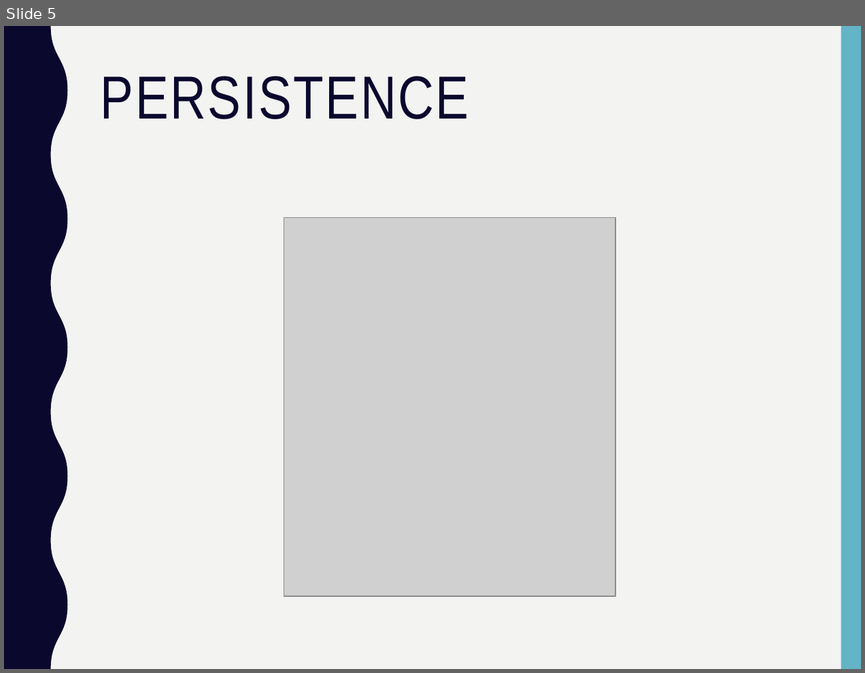
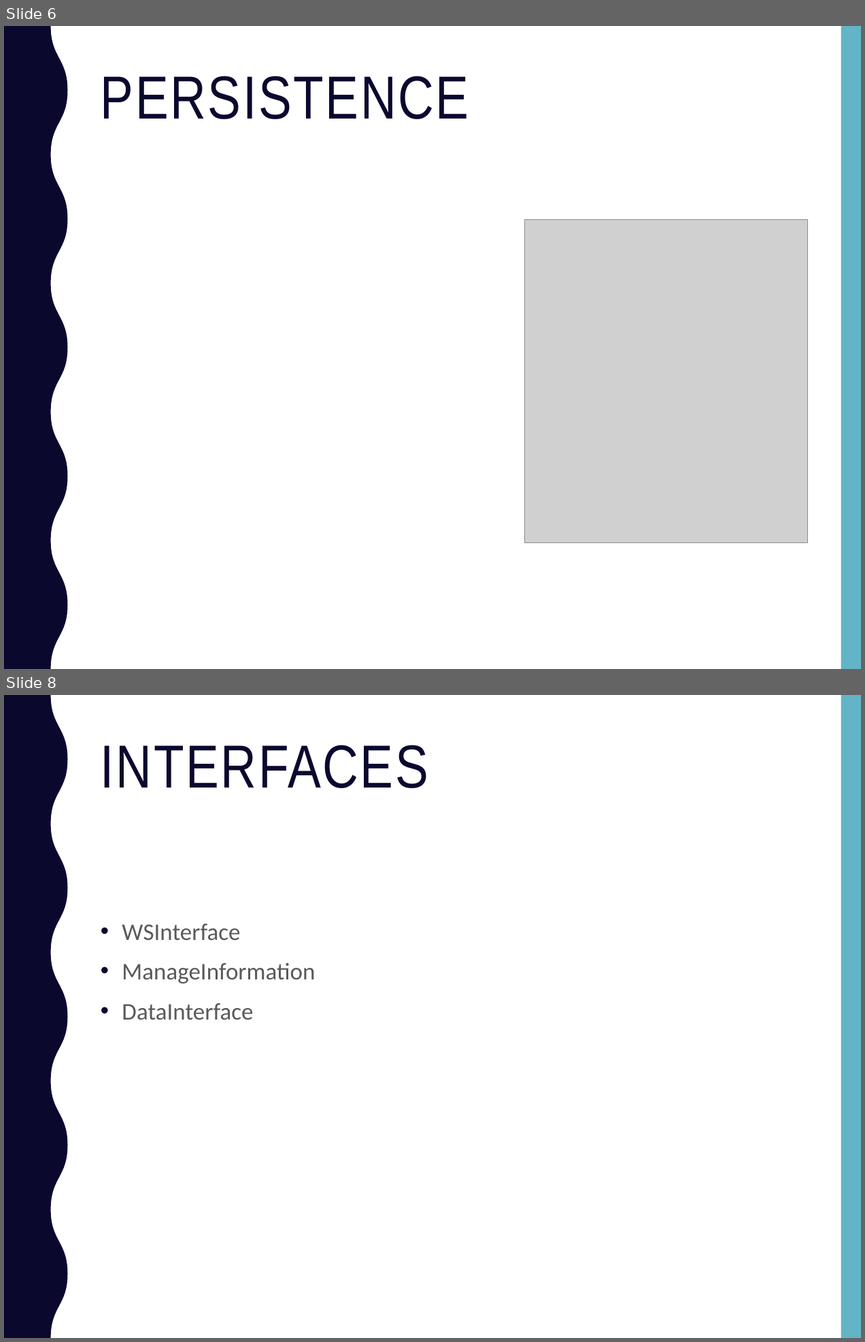
Before and after one commit to sergioCap/SE2project, a slide deck: 2_DesignDocument/presentation/SE2_DD_slides.pptx. Shown one above the other, each under a label of ours: slide 5 before the commit, slides 6 and 8 after it; the slides between them are not shown. The pictures are 865x673 and 865x1342 pixels, drawn with LibreOffice and Linux fonts; fonts in the diff are those of the drawing; grey boxes stand for pictures. Boxes give left, top, right and bottom in pixels: in the first picture for what was removed or moved away, otherwise in the second. Text is boxed around its words. In the diff, an @@ line names an element or a change of style, - is before the commit and + after.

```diff
--- a/2_DesignDocument/presentation/SE2_DD_slides.pptx
+++ b/2_DesignDocument/presentation/SE2_DD_slides.pptx
@@ slide 8 added at (x1=4, y1=695, x2=861, y2=1338), background #FFFFFF; not listed: 2 template elements that a slide beside it also shows @@
@@ title added at (x1=101, y1=745, x2=428, y2=788), 51 pt, text #0B082E @@
+INTERFACES
@@ text added at (x1=122, y1=923, x2=315, y2=1019), 20 pt, text #595959 @@
+• WSInterface
+• ManageInformation
+• DataInterface
@@ what was slide 5 is now slide 6 @@
@@ slide 6 changed as well @@
@@ background #F3F3F2 to #FFFFFF @@
@@ picture resized from (x1=284, y1=217, x2=616, y2=596) to (x1=524, y1=220, x2=807, y2=543) @@
```
Also in this commit, not shown: 4 other slides changed, 5 other slides added, 2 slides removed.
